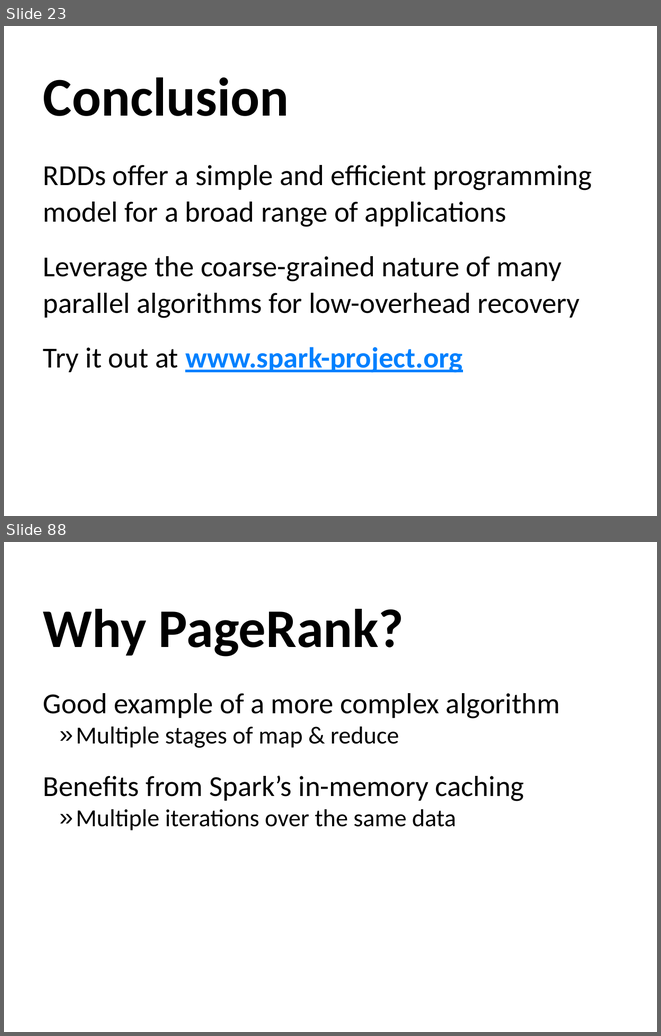
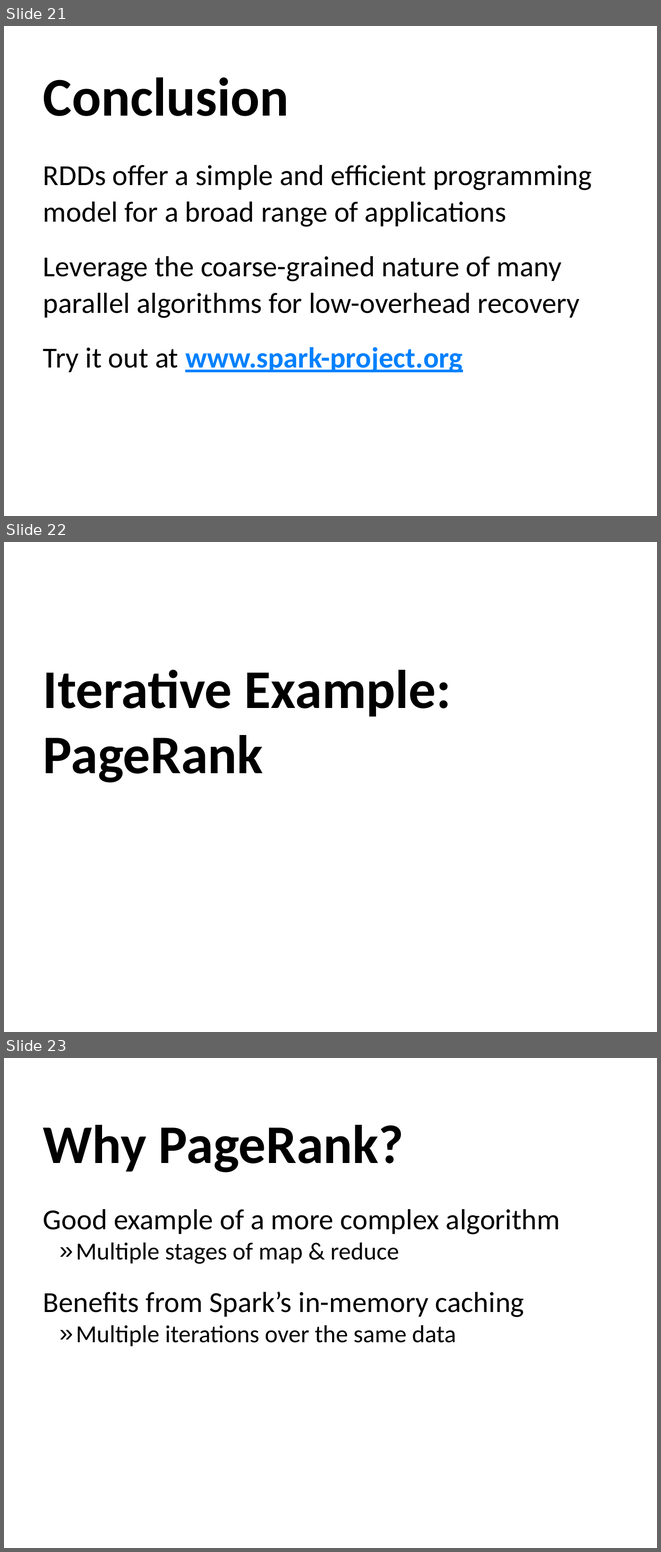
Before and after one commit to mahtabgodara/spark-repo, a slide deck: slides/RDD-4-spark.pptx. Shown one above the other, each under a label of ours: slides 23 and 88 before the commit, slides 21, 22 and 23 after it; the slides between them are not shown. The pictures are 661x1036 and 661x1552 pixels, drawn with LibreOffice and Linux fonts; fonts in the diff are those of the drawing. Boxes give left, top, right and bottom in pixels: in the first picture for what was removed or moved away, otherwise in the second. Text is boxed around its words. In the diff, an @@ line names an element or a change of style, - is before the commit and + after.

```diff
--- a/slides/RDD-4-spark.pptx
+++ b/slides/RDD-4-spark.pptx
@@ slide 22 added at bbox=[4, 542, 657, 1032], background #FFFFFF @@
@@ title added at bbox=[43, 670, 451, 783], 60 pt, text #000000, bold @@
+Iterative Example: PageRank
@@ what was slide 23 is now slide 21 @@
@@ what was slide 88 is now slide 23 @@
```
Also in this commit, not shown: 3 slides changed, 2 other slides added, 4 slides removed.
